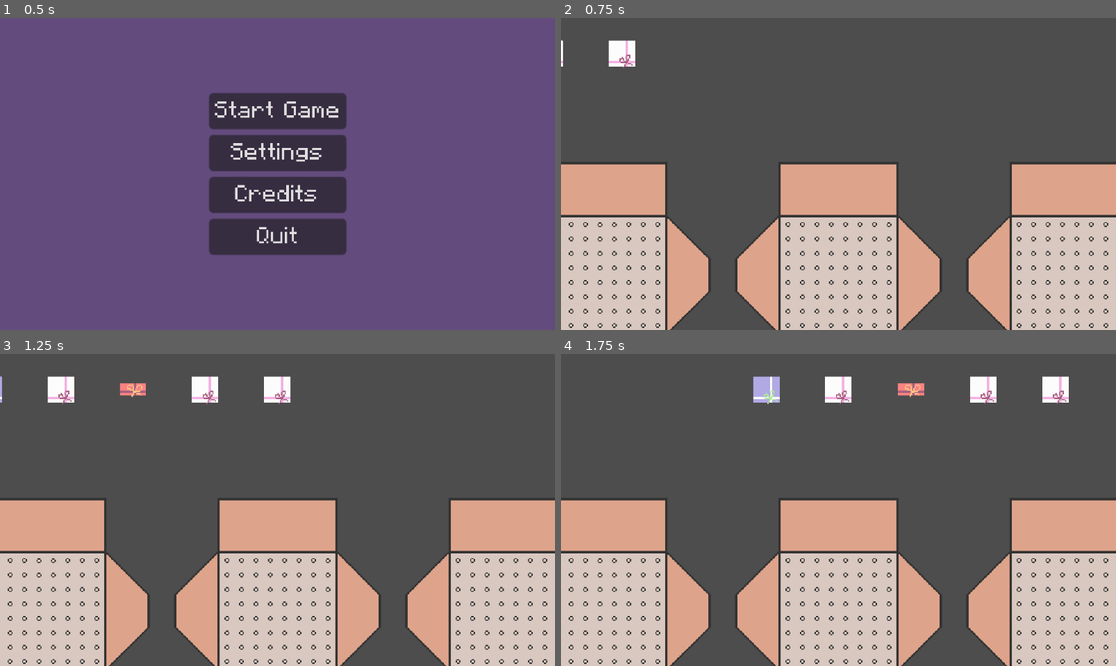
Above: before the commit, frames 1-4 (two rows, left to right).
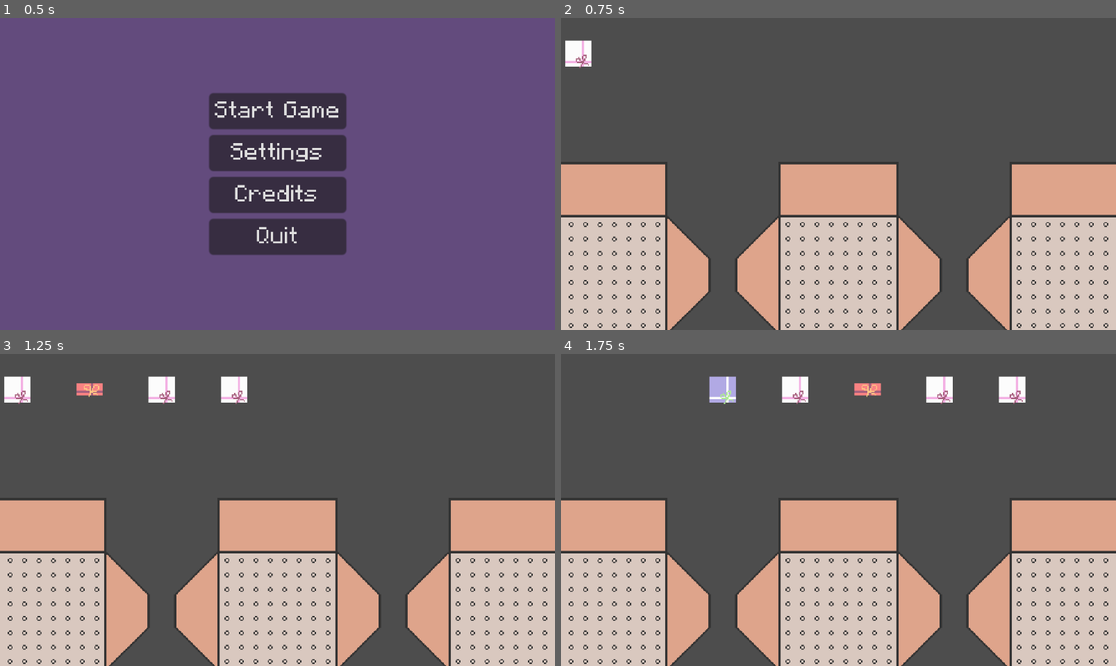
Above: after the commit, the same moments.

Repository: SuperDuperOrganisationsname/DevsThatJam9
Game: Godot game, scene res://scenes/menus/main_menu.tscn
The game is run twice, just before and just after one commit, with the same random seed, the same clock (stepped at 60 frames per second) and the same inputs.
Inputs (mouse positions are in pixels of both pictures, inside the frame that each line leads up to):
- Up to frame 1 (0.5 s): no input
- Up to frame 2 (0.75 s): click "Start Game" at 0.5 s
- Up to frame 3 (1.25 s): no input
- Up to frame 4 (1.75 s): move the mouse to (960, 494) at 1.27 s; press the mouse at (960, 494) at 1.28 s

Frame 1 is identical in both runs. In frame 2, 0.8% of the frame differs, in the area x 0-14%, y 7-17%; in frame 3, 2.9%; in frame 4, 3.6%, in the area x 26-92%, y 7-17%.

Commit message:
better highlight of selected gifts

Diff:
--- a/scripts/gameplay.gd
+++ b/scripts/gameplay.gd
@@ -43,9 +43,9 @@
 	obj.scale_size = gift.scale
 	obj.gift_size = gift.size
 	obj.color = gift.color
-	obj.gift_index = 14
-
-	obj.position = Vector2(_int_to_x_pos(14), -100)
+	obj.gift_index = 15
+
+	obj.position = Vector2(_int_to_x_pos(15), -100)
 	$Gifts.add_child(obj)
 	obj._init_gift()
 
@@ -99,9 +99,9 @@
 		_update_positions()
 		update_frame_timer = 10
 
-	for i in range(pending_gifts.size()):
-		if not pending_gifts[i].draggable:
-			pending_gifts[i].position.y = -100
+	for gift in pending_gifts:
+		if gift and not gift.draggable:
+			gift.position.y = -100
 
 	$Control/Score.text = str(total_score)
 
--- a/scripts/gift.gd
+++ b/scripts/gift.gd
@@ -105,7 +105,8 @@
 	tentative_gift = true
 	if not Globals.is_dragging and Globals.current_gift == null:
 		draggable = true
-		scale = Vector2(scale_size + 0.05, scale_size + 0.05)
+		var tween = get_tree().create_tween()
+		tween.tween_property(self, "scale", Vector2(scale_size + 0.05, scale_size + 0.05), 0.1).set_ease(Tween.EASE_OUT)
 		Globals.current_gift = self
 
 
@@ -113,10 +114,11 @@
 	tentative_gift = false
 	if not Globals.is_dragging and Globals.current_gift == self:
 		draggable = false
+		var tween = get_tree().create_tween()
 		if is_dropped:
-			scale = Vector2(scale_size, scale_size)
+			tween.tween_property(self, "scale", Vector2(scale_size, scale_size), 0.1).set_ease(Tween.EASE_OUT)
 		else:
-			scale = Vector2(1, 1)
+			tween.tween_property(self, "scale", Vector2(1, 1), 0.1).set_ease(Tween.EASE_OUT)
 		Globals.current_gift = null
 
 
